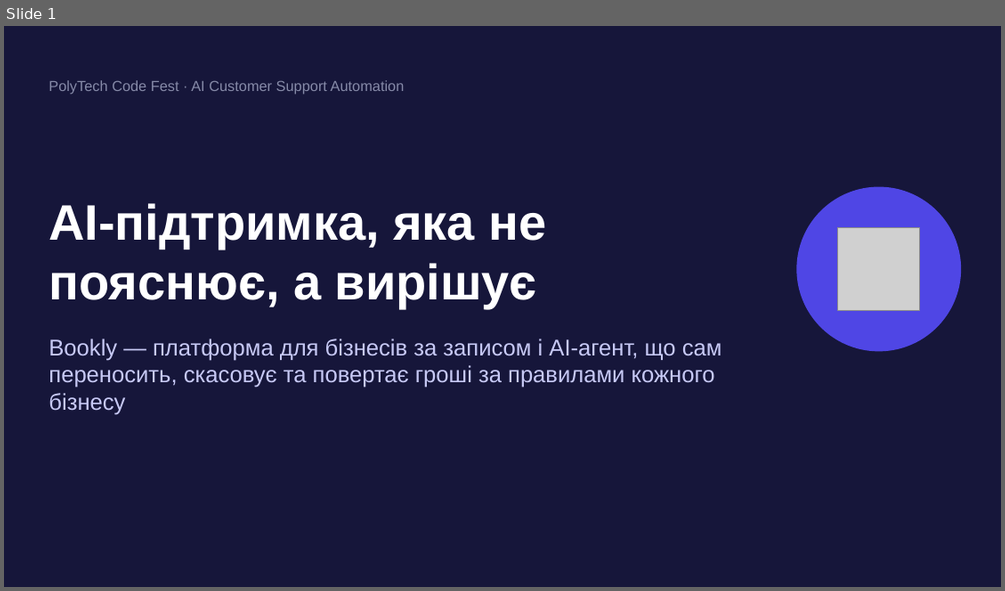
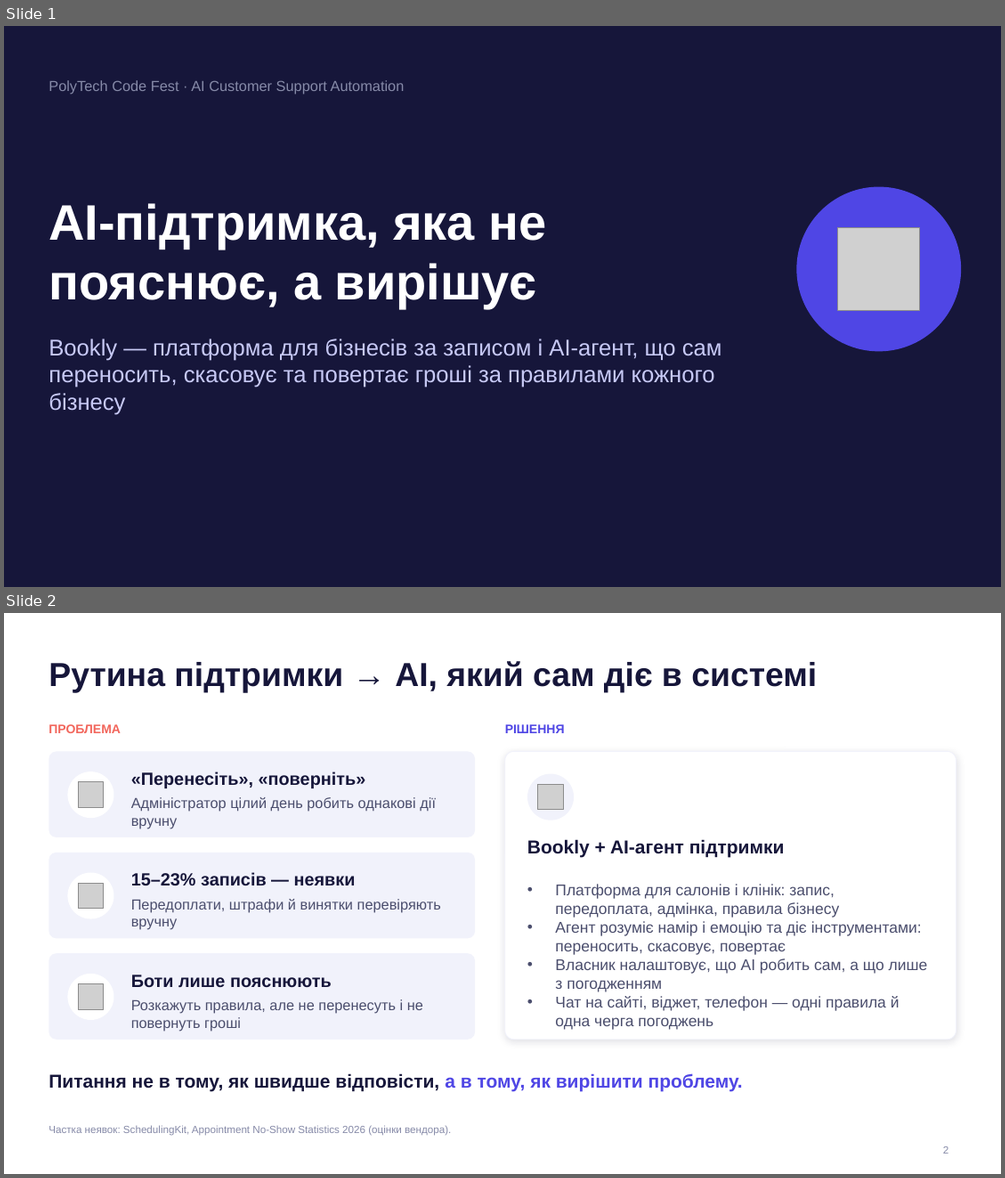
Before and after one commit to redrembo24680/polytech_hack, a slide deck: presentation/Bookly-pitch.pptx. Shown one above the other, each under a label of ours: slide 1 before the commit, slides 1 and 2 after it. The pictures are 1005x591 and 1005x1178 pixels, drawn with LibreOffice and Linux fonts; fonts in the diff are those of the drawing; grey boxes stand for pictures. Boxes give left, top, right and bottom in pixels: in the first picture for what was removed or moved away, otherwise in the second. Text is boxed around its words. In the diff, an @@ line names an element or a change of style, - is before the commit and + after.

```diff
--- a/presentation/Bookly-pitch.pptx
+++ b/presentation/Bookly-pitch.pptx
@@ slide 2 added at (x1=4, y1=613, x2=1001, y2=1174), background #FFFFFF @@
@@ title added at (x1=48, y1=661, x2=817, y2=692), 32 pt, text #16163A, bold @@
+Рутина підтримки → AI, який сам діє в системі
@@ text added at (x1=48, y1=724, x2=121, y2=733), 12 pt, text #F2665C, bold @@
+ПРОБЛЕМА
@@ text added at (x1=505, y1=724, x2=565, y2=733), 12 pt, text #4F46E5, bold @@
+РІШЕННЯ
@@ rounded rectangle added at (x1=48, y1=751, x2=475, y2=837), fill #F1F2FB @@
@@ ellipse added at (x1=67, y1=771, x2=114, y2=818), fill #FFFFFF @@
@@ text added at (x1=131, y1=771, x2=366, y2=788), 17 pt, text #16163A, bold @@
+«Перенесіть», «поверніть»
@@ rounded rectangle added at (x1=505, y1=751, x2=956, y2=1039), fill #FFFFFF, outline #F1F2FB 0.75 pt @@
@@ picture added at (x1=78, y1=782, x2=104, y2=807) @@
@@ text added at (x1=131, y1=797, x2=436, y2=828), 14 pt, text #4B4E6D @@
+Адміністратор цілий день робить однакові дії вручну
@@ ellipse added at (x1=527, y1=774, x2=574, y2=820), fill #F1F2FB @@
@@ picture added at (x1=538, y1=784, x2=563, y2=810) @@
@@ rounded rectangle added at (x1=48, y1=852, x2=475, y2=938), fill #F1F2FB @@
@@ text added at (x1=527, y1=839, x2=785, y2=857), 18 pt, text #16163A, bold @@
+Bookly + AI-агент підтримки
@@ ellipse added at (x1=67, y1=873, x2=114, y2=919), fill #FFFFFF @@
@@ text added at (x1=131, y1=872, x2=356, y2=886), 17 pt, text #16163A, bold @@
+15–23% записів — неявки
@@ picture added at (x1=78, y1=883, x2=104, y2=908) @@
@@ text added at (x1=131, y1=899, x2=441, y2=930), 14 pt, text #4B4E6D @@
+Передоплати, штрафи й винятки перевіряють вручну
@@ text added at (x1=555, y1=884, x2=928, y2=1030), 15 pt, text #4B4E6D @@
+• Платформа для салонів і клінік: запис, передоплата, адмінка, правила бізнесу
+• Агент розуміє намір і емоцію та діє інструментами: переносить, скасовує, повертає
+• Власник налаштовує, що AI робить сам, а що лише з погодженням
+• Чат на сайті, віджет, телефон — одні правила й одна черга погоджень
@@ rounded rectangle added at (x1=48, y1=953, x2=475, y2=1039), fill #F1F2FB @@
@@ ellipse added at (x1=67, y1=973, x2=114, y2=1020), fill #FFFFFF @@
@@ picture added at (x1=78, y1=984, x2=104, y2=1009) @@
@@ text added at (x1=131, y1=974, x2=332, y2=988), 17 pt, text #16163A, bold @@
+Боти лише пояснюють
@@ text added at (x1=131, y1=999, x2=423, y2=1030), 14 pt, text #4B4E6D @@
+Розкажуть правила, але не перенесуть і не повернуть гроші
@@ text added at (x1=48, y1=1073, x2=743, y2=1091), 18 pt, text #16163A, bold @@
+Питання не в тому, як швидше відповісти, а в тому, як вирішити проблему.
@@ text added at (x1=48, y1=1125, x2=451, y2=1135), 10 pt, text #868AA8 @@
+Частка неявок: SchedulingKit, Appointment No-Show Statistics 2026 (оцінки вендора).
@@ page number added at (x1=943, y1=1146, x2=948, y2=1153), 10 pt, text #868AA8 @@
+2
```
Also in this commit, not shown: 4 slides changed, 4 slides removed, 2 other files.
